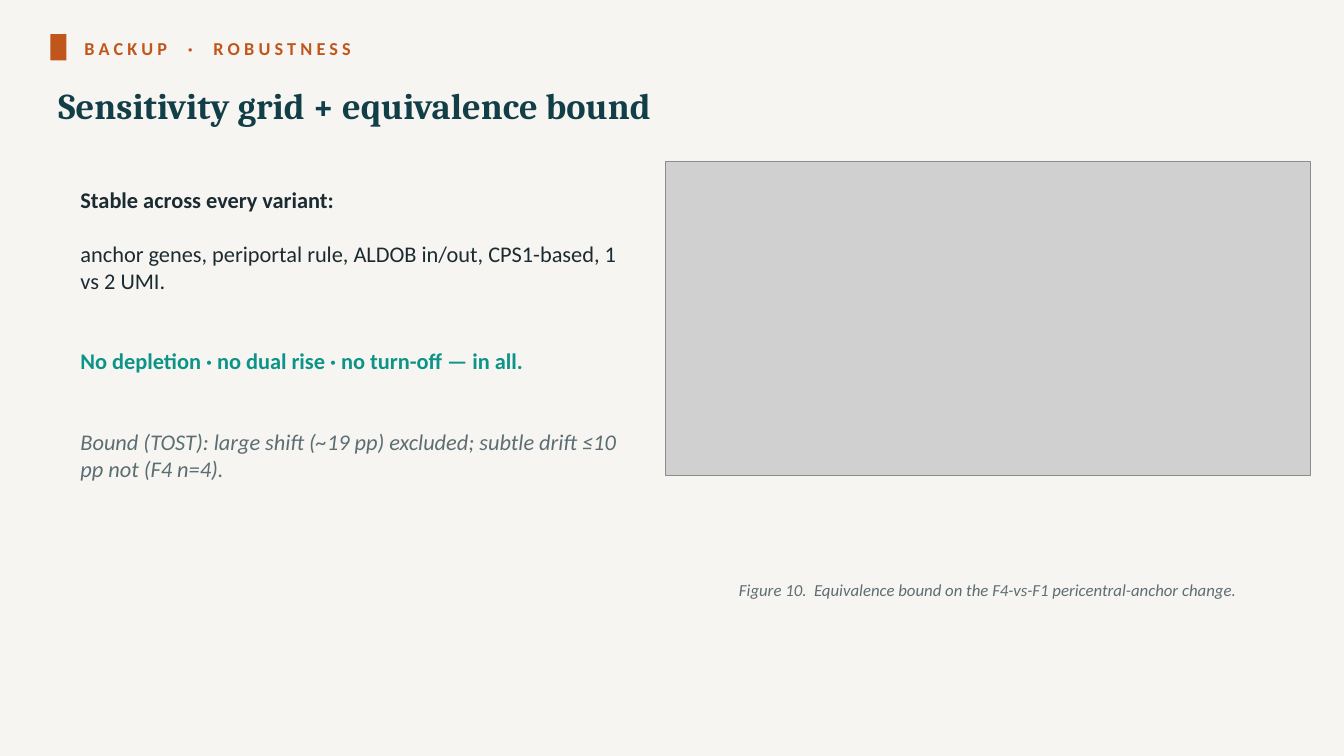
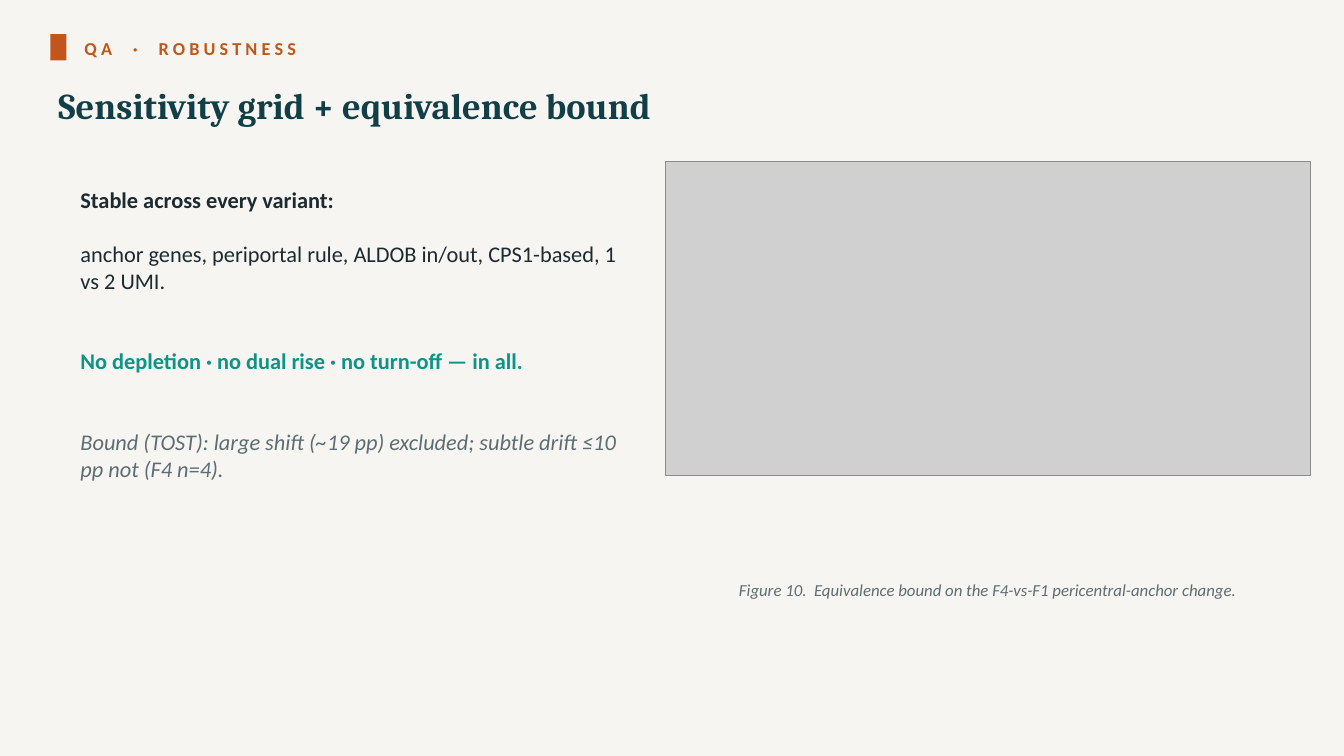
Before and after one commit to roeetekoah/liver-zonation, a slide deck: slide 24 of presentation/MASLD_stages_computational_analysis_roee_shira.pptx (slide 23 before the commit). Drawn at 1344x756 pixels with LibreOffice and Linux fonts; fonts in the diff are those of the drawing; grey boxes stand for pictures. Boxes give left, top, right and bottom in pixels: in the first picture for what was removed or moved away, otherwise in the second. Text is boxed around its words. In the diff, an @@ line names an element or a change of style, - is before the commit and + after.

```diff
--- a/presentation/MASLD_stages_computational_analysis_roee_shira.pptx
+++ b/presentation/MASLD_stages_computational_analysis_roee_shira.pptx
@@ text at <box>84,43,296,58</box>: text changed @@
-BACKUP · ROBUSTNESS
+QA · ROBUSTNESS
```
Also in this commit, not shown: 13 other slides changed, 1 slide added, 5 other files.
